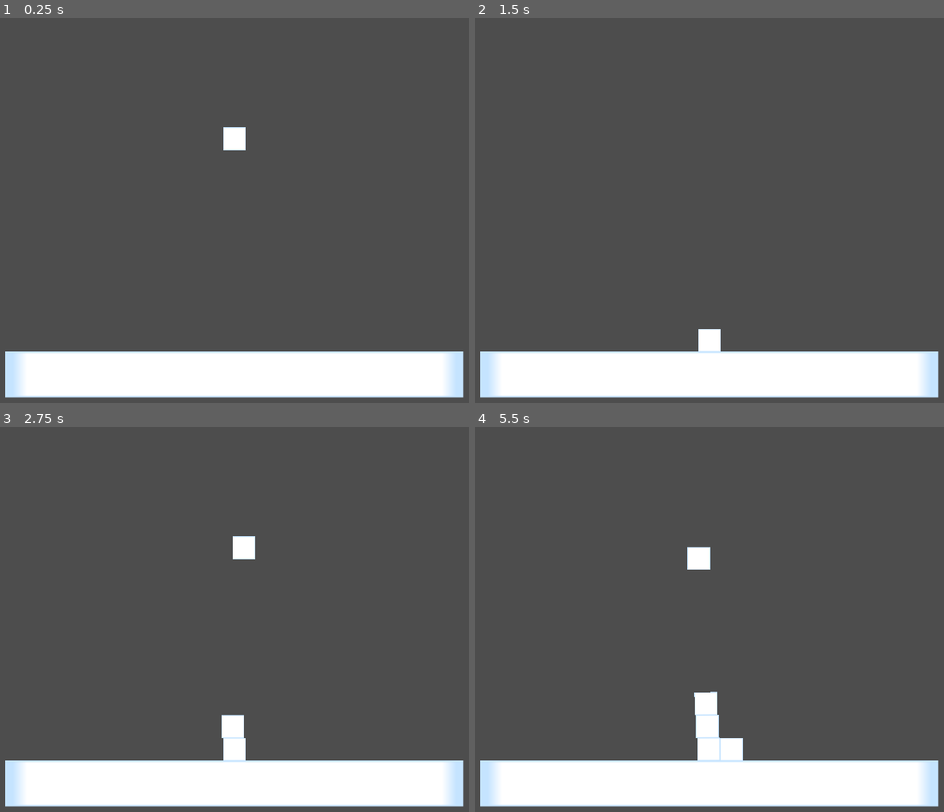
Above: before the commit, frames 1-4 (two rows, left to right).
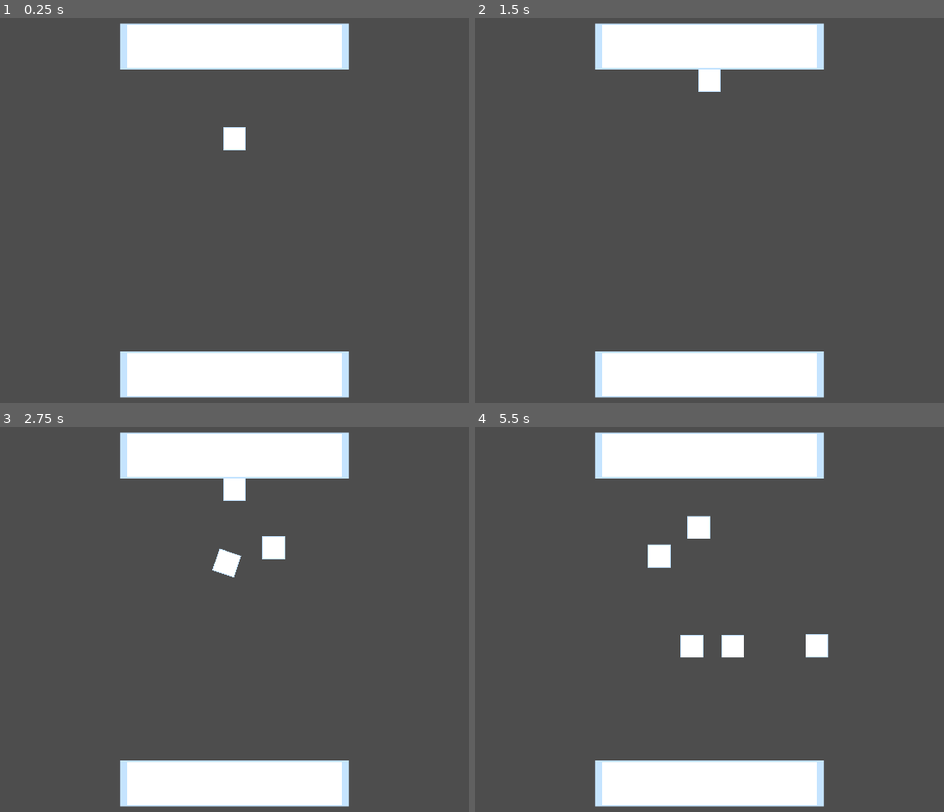
Above: after the commit, the same moments.

Repository: nullishew/game-jam-palindome
Game: Godot game, scene res://scenes/game.tscn
Same seed, same stepped clock (60 frames per second), same inputs: the game is played once before the commit and once after it.
Inputs:
- Up to frame 1 (0.25 s): no input
- Up to frame 2 (1.5 s): tap Enter (ui_accept) at 0.5, 0.77, 0.8, 1.07, 1.35 s; hold Right (ui_right) 0.53-1.28 s; tap R (test, bound only after the commit) at 0.6 s; hold Left (ui_left) from 1.28 s (still down)
- Up to frame 3 (2.75 s): tap Enter (ui_accept) at 1.52, 1.82, 2.3 s; tap R (test, bound only after the commit) at 1.55, 2.1 s; release Left (ui_left) at 2.03 s; hold Right (ui_right) from 2.03 s (still down)
- Up to frame 4 (5.5 s): tap R (test, bound only after the commit) at 2.85, 4.35, 5.1 s; tap Enter (ui_accept) at 3.02, 3.32, 3.6, 3.77, 4.07, 4.52, 4.82, 5.3 s; release Right (ui_right) at 3.53 s; hold Left (ui_left) from 3.53 s (still down)

The runs differ from the first frame. In frame 1, 12% of the frame differs, in the area x 1-99%, y 1-99%; in frame 2, 13%; in frame 3, 14%; in frame 4, 15%.

Commit message:
more stable physics + two platforms + visible game loop

Diff:
--- a/project.godot
+++ b/project.godot
@@ -29,10 +29,23 @@
 
 project/assembly_name="palindome"
 
+[input]
+
+test={
+"deadzone": 0.2,
+"events": [Object(InputEventKey,"resource_local_to_scene":false,"resource_name":"","device":-1,"window_id":0,"alt_pressed":false,"shift_pressed":false,"ctrl_pressed":false,"meta_pressed":false,"pressed":false,"keycode":0,"physical_keycode":82,"key_label":0,"unicode":114,"location":0,"echo":false,"script":null)
+]
+}
+
 [physics]
 
 3d/physics_engine="Jolt Physics"
+2d/solver/solver_iterations=64
+2d/solver/contact_max_allowed_penetration=0.5
+2d/solver/default_contact_bias=0.4
+common/physics_interpolation=true
 
 [rendering]
 
+textures/canvas_textures/default_texture_filter=0
 rendering_device/driver.windows="d3d12"
--- a/scenes/game.tscn
+++ b/scenes/game.tscn
@@ -1,31 +1,24 @@
 [gd_scene format=3 uid="uid://bxu4bfu82u3al"]
 
-[ext_resource type="Texture2D" uid="uid://cet7ctj3s6hk2" path="res://assets/placeholder_grid_paper.png" id="1_uwrxv"]
 [ext_resource type="Script" uid="uid://c0pg5bts2c01c" path="res://scripts/game.gd" id="1_yqjtg"]
+[ext_resource type="PackedScene" uid="uid://b4g4t2trs4wr7" path="res://scenes/platform.tscn" id="3_lbhrr"]
 [ext_resource type="PackedScene" uid="uid://7g6rkmeteclo" path="res://scenes/piece.tscn" id="3_lnu2h"]
 
-[sub_resource type="RectangleShape2D" id="RectangleShape2D_8cj0n"]
-size = Vector2(32, 32)
-
-[node name="Game" type="Node2D" unique_id=795297754 node_paths=PackedStringArray("piece_container")]
+[node name="Game" type="Node2D" unique_id=795297754 node_paths=PackedStringArray("piece_container", "world_container")]
 script = ExtResource("1_yqjtg")
 piece_scene = ExtResource("3_lnu2h")
 piece_container = NodePath("World/Piece Container")
+world_container = NodePath("World")
 
 [node name="World" type="Node2D" parent="." unique_id=1555225489]
 
 [node name="Camera2D" type="Camera2D" parent="World" unique_id=278744700]
 zoom = Vector2(2, 2)
 
-[node name="Platform" type="StaticBody2D" parent="World" unique_id=1905913185]
-position = Vector2(0, 229)
-scale = Vector2(20, 2)
-
-[node name="Sprite2D" type="Sprite2D" parent="World/Platform" unique_id=2036783469]
-texture = ExtResource("1_uwrxv")
-
-[node name="CollisionShape2D" type="CollisionShape2D" parent="World/Platform" unique_id=77607303]
-position = Vector2(0.050000574, 0)
-shape = SubResource("RectangleShape2D_8cj0n")
+[node name="Top Platform" parent="World" unique_id=859931154 instance=ExtResource("3_lbhrr")]
+position = Vector2(0, -229)
 
 [node name="Piece Container" type="Node2D" parent="World" unique_id=1338131520]
+
+[node name="Bottom Platform" parent="World" unique_id=1431451544 instance=ExtResource("3_lbhrr")]
+position = Vector2(0, 229)
--- a/scenes/piece.tscn
+++ b/scenes/piece.tscn
@@ -3,11 +3,17 @@
 [ext_resource type="Texture2D" uid="uid://cet7ctj3s6hk2" path="res://assets/placeholder_grid_paper.png" id="1_gebih"]
 [ext_resource type="Script" uid="uid://btsm8qmr8f3pf" path="res://scripts/piece.gd" id="1_s58gp"]
 
+[sub_resource type="PhysicsMaterial" id="PhysicsMaterial_s58gp"]
+friction = 2.0
+
 [sub_resource type="RectangleShape2D" id="RectangleShape2D_uwrxv"]
 size = Vector2(32, 32)
 
-[node name="Piece" type="RigidBody2D" unique_id=786190789]
-mass = 7.0
+[node name="BlockPiece" type="RigidBody2D" unique_id=786190789]
+physics_material_override = SubResource("PhysicsMaterial_s58gp")
+continuous_cd = 2
+linear_damp = 1.5
+angular_damp = 6.0
 script = ExtResource("1_s58gp")
 metadata/_custom_type_script = "uid://btsm8qmr8f3pf"
 
--- /dev/null
+++ b/scenes/platform.tscn
@@ -0,0 +1,16 @@
+[gd_scene format=3 uid="uid://b4g4t2trs4wr7"]
+
+[ext_resource type="Texture2D" uid="uid://cet7ctj3s6hk2" path="res://assets/placeholder_grid_paper.png" id="1_ba0x2"]
+
+[sub_resource type="RectangleShape2D" id="RectangleShape2D_8cj0n"]
+size = Vector2(32, 32)
+
+[node name="Platform" type="StaticBody2D" unique_id=1431451544]
+scale = Vector2(10, 2)
+
+[node name="Sprite2D" type="Sprite2D" parent="." unique_id=35711960]
+texture = ExtResource("1_ba0x2")
+
+[node name="CollisionShape2D" type="CollisionShape2D" parent="." unique_id=1879604543]
+position = Vector2(0.050000574, 0)
+shape = SubResource("RectangleShape2D_8cj0n")
--- a/scripts/game.gd
+++ b/scripts/game.gd
@@ -4,27 +4,70 @@
 @export var piece_scene: PackedScene
 @export var piece_container: Node2D
 @export var hold_pos: Vector2 = Vector2(0, -100)
-@export var spawn_time: float = 1
+@export var place_time: float = 1
+@export var world_container: Node2D
 var _held_piece: Piece
 
 var _placed_pieces: Array[Piece] = []
 
-var _piece_spawn_timer: float = 0
+var _place_timer: float = 0
+var _is_inverted: bool = false
+
+var _state: GameState
+
+
+enum GameState {
+	HOLD,
+	PLACE,
+	INVERT,
+	WIN,
+	LOSE,
+}
 
 func _ready() -> void:
 	GameManager.game = self
+	_set_state(GameState.HOLD)
+
+func _set_state(state: GameState):
+	_exit_state(_state)
+	_enter_state(state)
+
+func _enter_state(state: GameState):
+	match state:
+		GameState.HOLD:
+			if !_held_piece:
+				spawn_piece()
+		GameState.PLACE:
+			_place_timer = place_time
+	_state = state
+
+func _exit_state(state: GameState):
+	match state:
+		pass
 
 func _physics_process(delta: float) -> void:
-	if !_held_piece:
-		_piece_spawn_timer -= delta
-		if _piece_spawn_timer <= 0:
-			spawn_piece()
-			_piece_spawn_timer = spawn_time
-	if _held_piece:
-		_held_piece.global_position.x += Input.get_axis("ui_left", "ui_right")
-		_held_piece.global_position.x = clamp(_held_piece.global_position.x, -500, 500)
-	if Input.is_action_just_pressed("ui_accept"):
-		release(_held_piece)
+	match _state:
+		GameState.HOLD:
+			if _held_piece:
+				_held_piece.position.x += Input.get_axis("ui_left", "ui_right") * 5
+				_held_piece.position.x = clamp(_held_piece.position.x, -500, 500)
+				if Input.is_action_just_pressed("ui_accept"):
+					release(_held_piece)
+					_set_state(GameState.PLACE)
+		GameState.PLACE:
+			_place_timer -= delta
+			if _place_timer <= 0:
+				_set_state(GameState.HOLD)
+
+		GameState.INVERT:
+			pass
+		GameState.WIN:
+			pass
+		GameState.LOSE:
+			pass
+
+	if Input.is_action_just_pressed("test"):
+		call_deferred("invert")
 
 func spawn_piece():
 	var piece: Piece = piece_scene.instantiate()
@@ -40,3 +83,16 @@
 	_held_piece = null
 	piece.release()
 	_placed_pieces.append(piece)
+
+
+func invert():
+	_is_inverted = not _is_inverted
+	PhysicsServer2D.area_set_param(
+		get_viewport().get_world_2d().space,
+		PhysicsServer2D.AREA_PARAM_GRAVITY_VECTOR,
+		[Vector2.DOWN, Vector2.UP][int(_is_inverted)]
+	)
+	for piece in _placed_pieces:
+		piece.sleeping = false
+		piece.linear_velocity = Vector2.ZERO
+		piece.angular_velocity = 0
--- a/scripts/piece.gd
+++ b/scripts/piece.gd
@@ -14,7 +14,7 @@
 
 
 func hold(pos: Vector2):
-	global_position = pos
+	position = pos
 	freeze = true
 
 func release():
